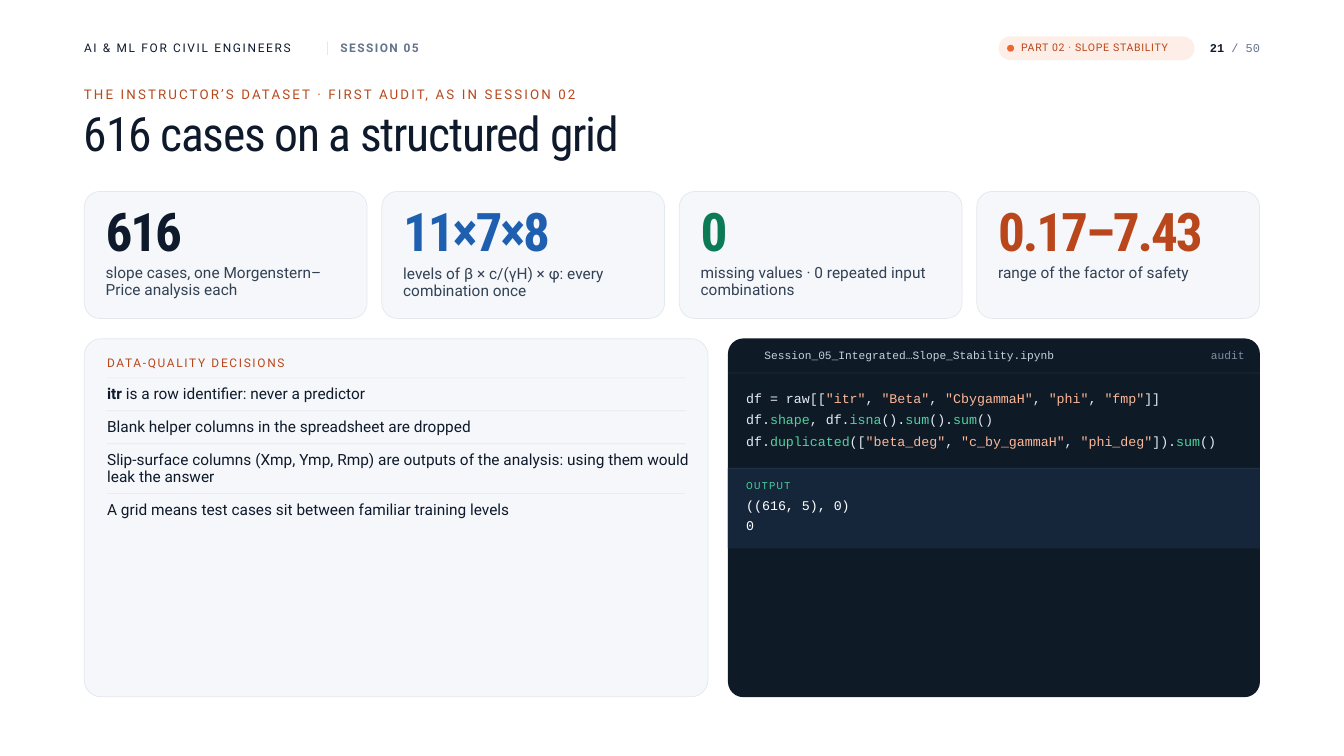
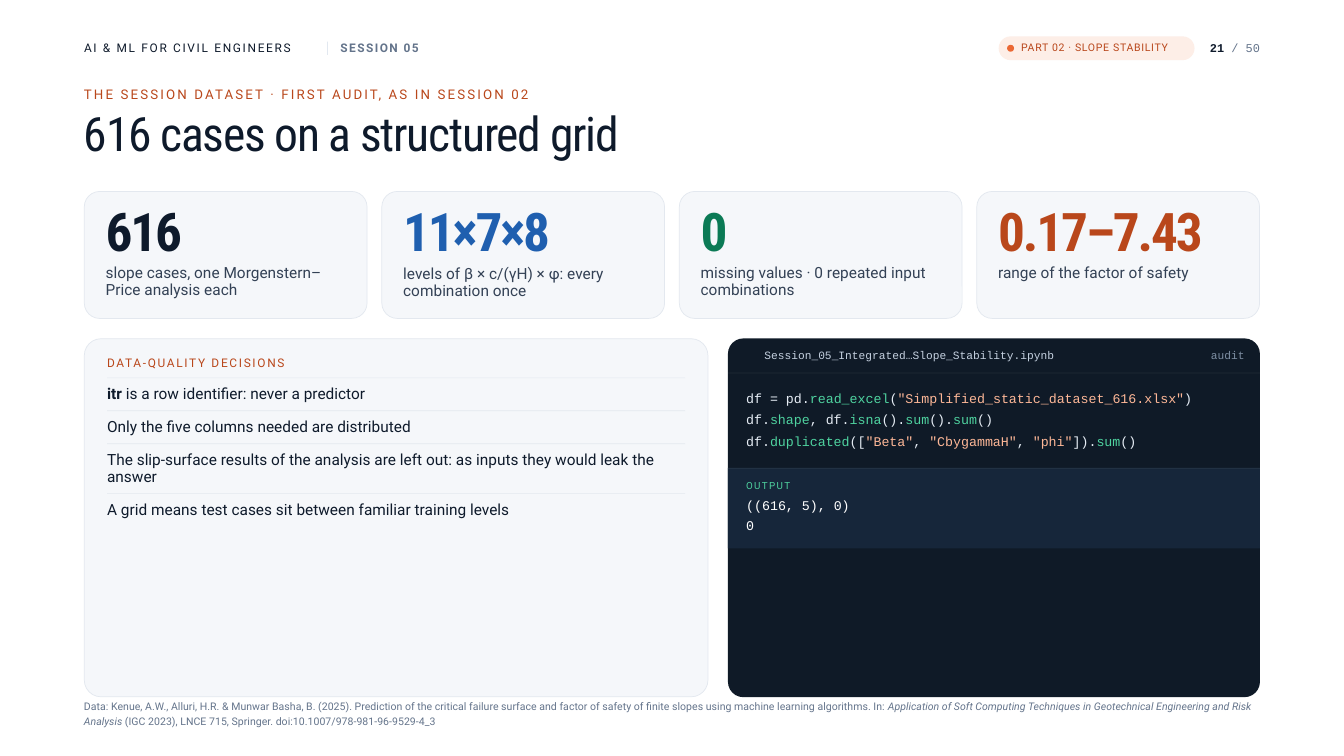
Before and after one commit to qudelta/wazwan-concept, a slide deck: slide 21 of ml-civil-workshop/session-05-deck/export/Session-05_From-Prediction-to-Engineering-Decision_Classification_EDITABLE.pptx. Drawn at 1344x756 pixels with LibreOffice and Linux fonts; fonts in the diff are those of the drawing; background and template pictures are left out. Boxes give left, top, right and bottom in pixels: in the first picture for what was removed or moved away, otherwise in the second. Text is boxed around its words. In the diff, an @@ line names an element or a change of style, - is before the commit and + after.

```diff
--- a/ml-civil-workshop/session-05-deck/export/Session-05_From-Prediction-to-Engineering-Decision_Classification_EDITABLE.pptx
+++ b/ml-civil-workshop/session-05-deck/export/Session-05_From-Prediction-to-Engineering-Decision_Classification_EDITABLE.pptx
@@ text at bbox=[138, 89, 146, 99]: text changed @@
-THE INSTRUCTOR’S DATASET · FIRST AUDIT, AS IN SESSION 02
+THE SESSION DATASET · FIRST AUDIT, AS IN SESSION 02
@@ text at bbox=[746, 394, 1192, 449]: text changed @@
-df = raw[["itr", "Beta", "CbygammaH", "phi", "fmp"]]
-df.shape, df.isna().sum().sum()
-df.duplicated(["beta_deg", "c_by_gammaH", "phi_deg"]).sum()
+df = pd.read_excel("Simplified_static_dataset_616.xlsx")
+df.shape, df.isna().sum().sum()
+df.duplicated(["Beta", "CbygammaH", "phi"]).sum()
@@ text at bbox=[107, 420, 410, 436]: text changed @@
-Blank helper columns in the spreadsheet are dropped
+Only the five columns needed are distributed
@@ text at bbox=[107, 453, 654, 482]: text changed @@
-Slip-surface columns (Xmp, Ymp, Rmp) are outputs of the analysis: using them would
-leak the answer
+The slip-surface results of the analysis are left out: as inputs they would leak the
+answer
@@ text added at bbox=[84, 702, 1251, 727], 7.5 pt, text #64748B @@
+Data: Kenue, A.W., Alluri, H.R. & Munwar Basha, B. (2025). Prediction of the critical failure surface and factor of safety of finite slopes using machine learning algorithms. In: Application of Soft Computing Techniques in Geotechnical Engineering and Risk
+Analysis (IGC 2023), LNCE 715, Springer. doi:10.1007/978-981-96-9529-4_3
```
Also in this commit, not shown: 2 other slides changed, 10 other files.
